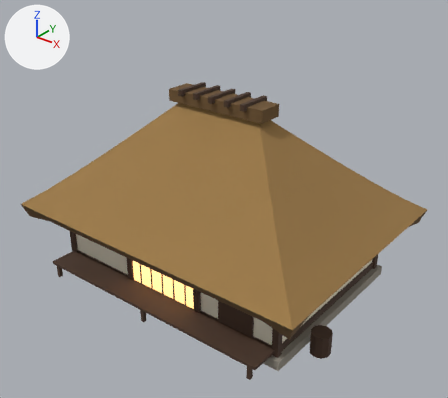
Two versions of the glTF model apps/game/public/models/stage-kit.glb, one commit apart.
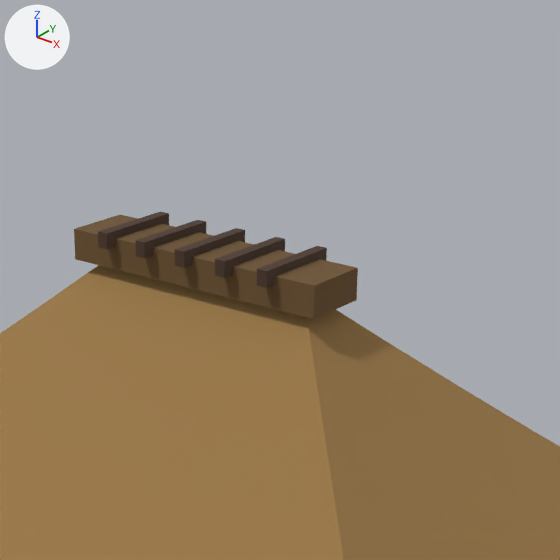
There are two pictures of each version: one whole from a 50 mm lens placed at (15.0, -18.62, 15.06), pointed at (0.56, -0.57, 3.86), one close up on the part from 31% to 80% of the width and 0% to 55% of the height. Arrows for +X, +Y and +Z are at upper left; the lights stay in place. The first two pictures are the older version. Where no turn or scale is listed for an object, it has been applied to the vertices.

The first close-up shows 'FarmhouseMesh'.
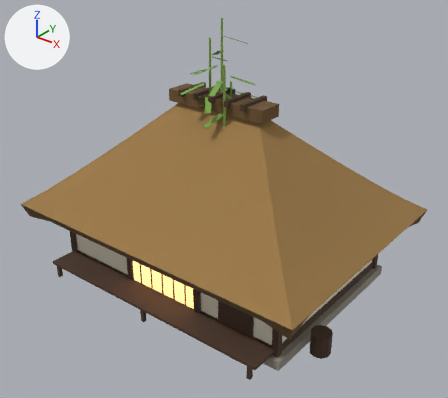
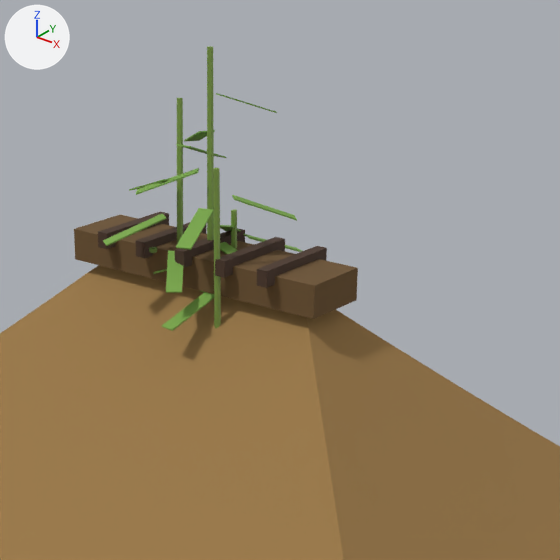
The edits, one by one:
Material 'Bamboo' (mat_bamboo) is new.
Its base color is (0.212, 0.352, 0.0612) (green #7fa046).
Its roughness is 0.6.
Material 'BambooNode' (mat_bamboonode) is new.
Its base color is (0.112, 0.195, 0.0319) (dark green #5e7a32).
Its roughness is 0.7.
Material 'BambooLeaf' (mat_bambooleaf) is new.
Its base color is (0.195, 0.392, 0.0648) (green #7aa848).
Its roughness is 0.8.
Mesh me_bambooclump is new.
It has 376 vertices, 600 faces and spans x -1.49..1.49, y -1.47..1.47, z -5.5..5.5.
Faces by material slot: [240, 80, 280].
It uses material mat_bambooleaf (green #7aa848).
It uses material mat_bamboo (green #7fa046).
It uses material mat_bamboonode (dark green #5e7a32).
Object 'BambooClumpMesh' (ob_bambooclumpmesh) is new; it shows me_bambooclump.
Its location is (0.03, 0.04, 5.5).

What differs and where, as boxes (x1, y1, x2, y2) in the close-ups (560 x 560 px):
'BambooClumpMesh', added
    after: (103, 46, 302, 331)
    faces in mat_bambooleaf (green #7aa848): (103, 93, 302, 331)
    faces in mat_bamboo (green #7fa046): (177, 46, 237, 329)
